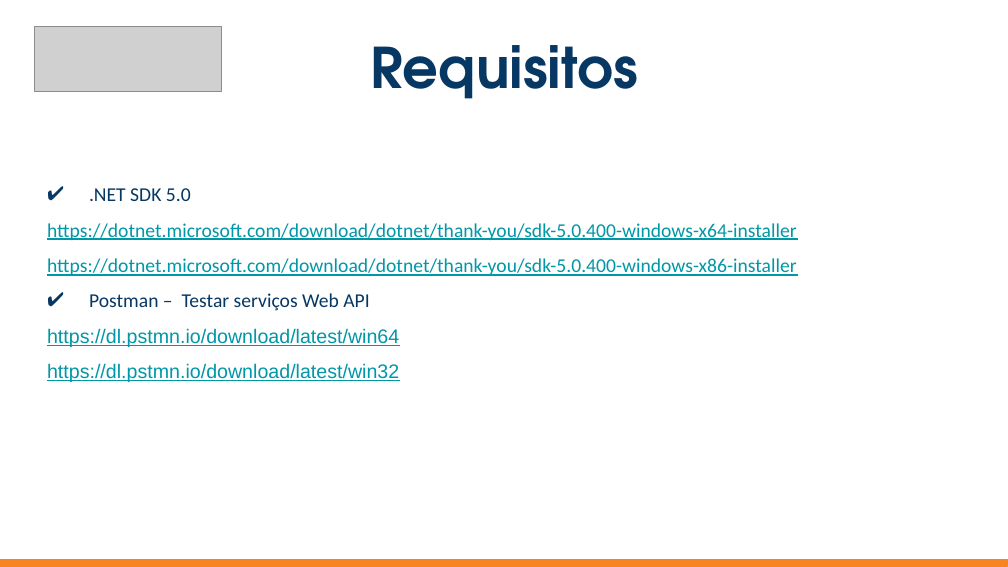
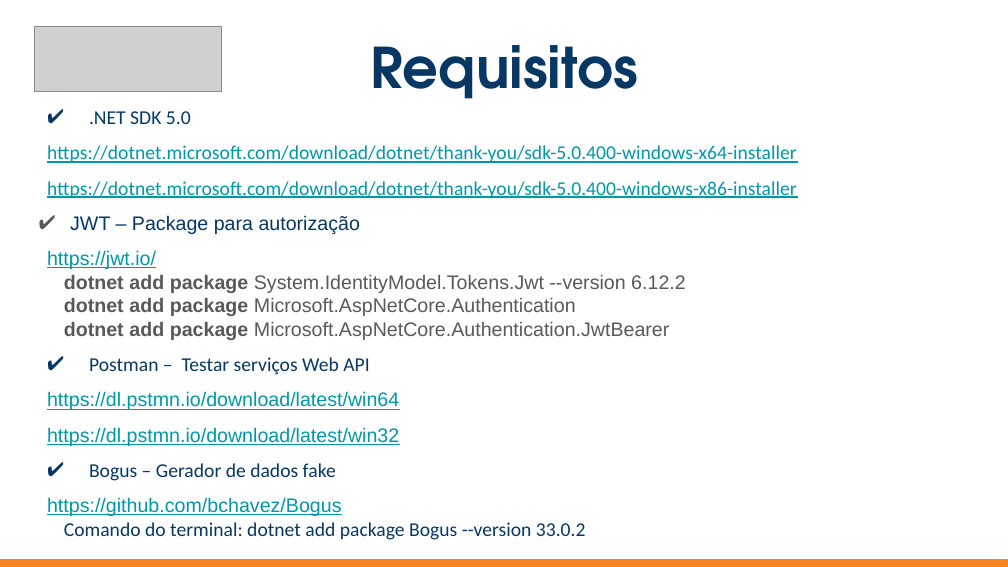
Before and after one commit to everis-New-Talents-NET/EverisStore, a slide deck: slide 14 of slide/Projeto everis - API REST .Net Core com JWT.pptx (slide 7 before the commit). Drawn at 1008x567 pixels with LibreOffice and Linux fonts; fonts in the diff are those of the drawing; grey boxes stand for pictures. Boxes give left, top, right and bottom in pixels: in the first picture for what was removed or moved away, otherwise in the second. Text is boxed around its words. In the diff, an @@ line names an element or a change of style, - is before the commit and + after.

```diff
--- a/slide/Projeto everis - API REST .Net Core com JWT.pptx
+++ b/slide/Projeto everis - API REST .Net Core com JWT.pptx
@@ subtitle at [47,215,686,340]: paragraphs added @@
+✔ JWT – Package para autorização
+https://jwt.io/
+dotnet add package System.IdentityModel.Tokens.Jwt --version 6.12.2
+dotnet add package Microsoft.AspNetCore.Authentication
+dotnet add package Microsoft.AspNetCore.Authentication.JwtBearer
@@ subtitle at [47,463,586,540]: paragraphs added @@
+✔ Bogus – Gerador de dados fake
+https://github.com/bchavez/Bogus
+Comando do terminal: dotnet add package Bogus --version 33.0.2
```
Also in this commit, not shown: 9 other slides changed, 7 slides added, 5 slides removed.
